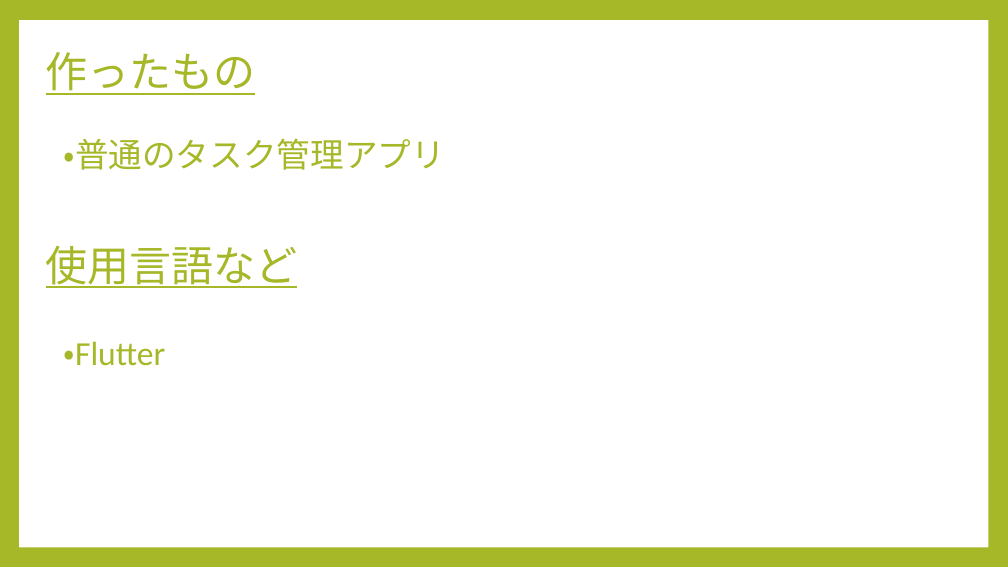
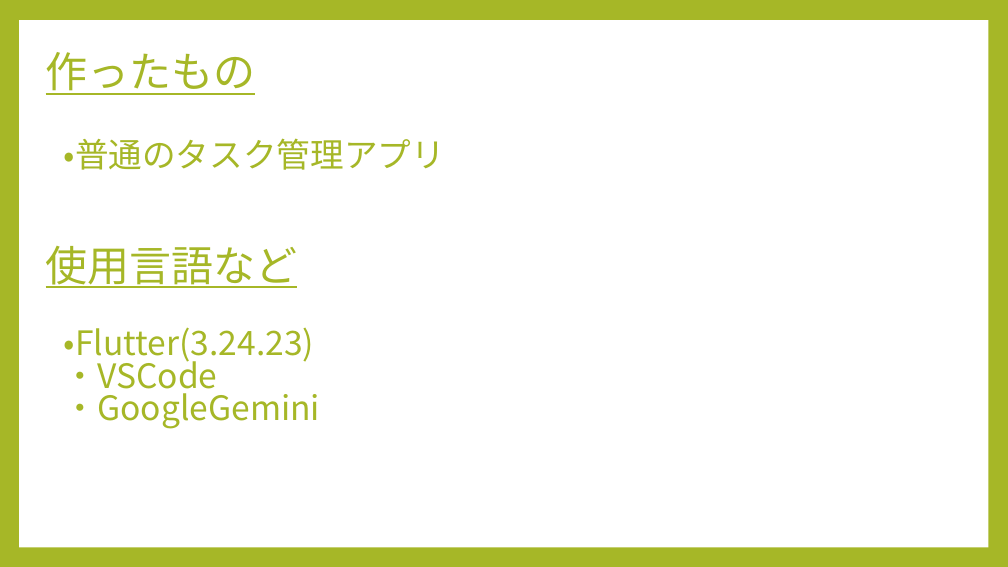
Before and after one commit to nikaidouyuuta/flutter_application_1, a slide deck: slide 2 of pawapo_todo.pptx. Drawn at 1008x567 pixels with LibreOffice and Linux fonts; fonts in the diff are those of the drawing. Boxes give left, top, right and bottom in pixels: in the first picture for what was removed or moved away, otherwise in the second. Text is boxed around its words. In the diff, an @@ line names an element or a change of style, - is before the commit and + after.

```diff
--- a/pawapo_todo.pptx
+++ b/pawapo_todo.pptx
@@ text at box(64, 327, 320, 429): text changed; font Calibri to Noto Sans CJK JP @@
-・Flutter
+・Flutter(3.24.23)
+・VSCode
+・GoogleGemini
```
Also in this commit, not shown: 1 slide added, 1 slide removed.
